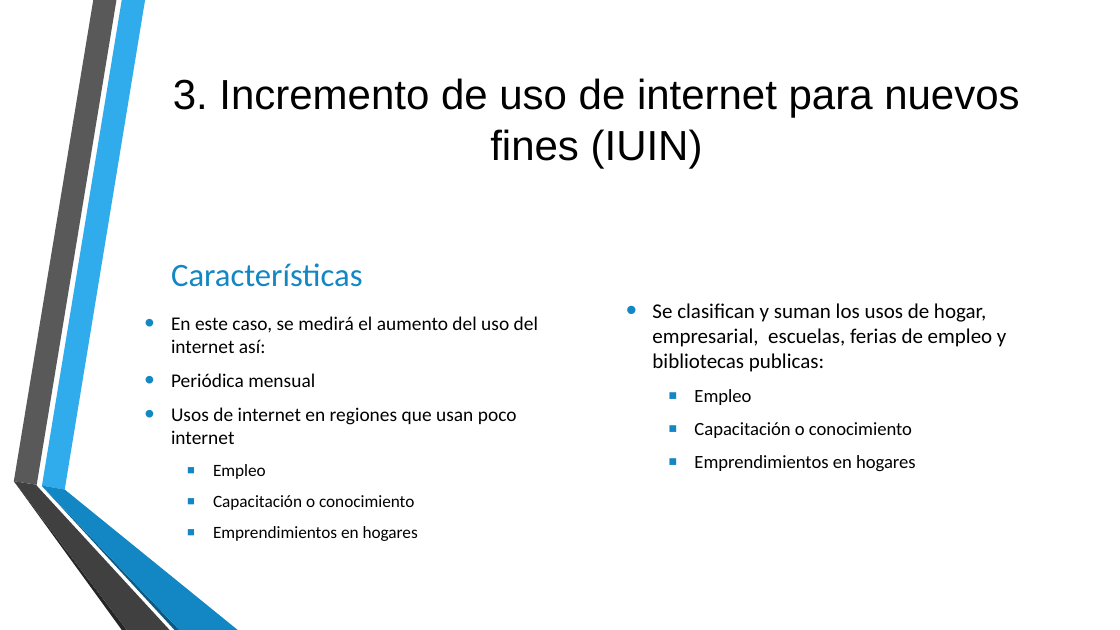
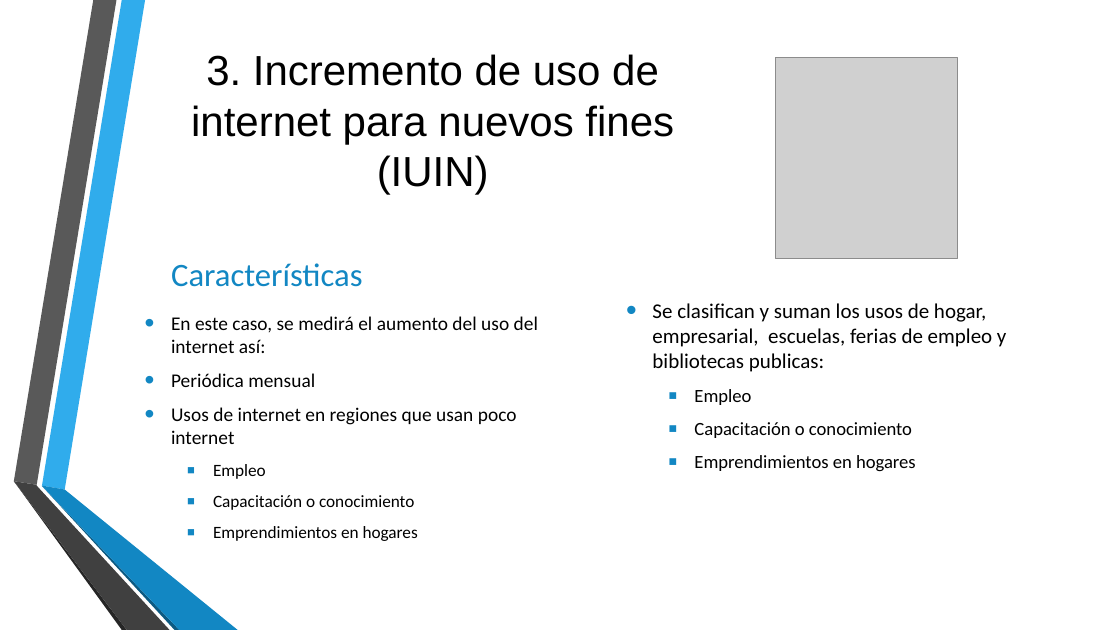
Before and after one commit to QuimeraRios/PI-2Telecomunicaciones, a slide deck: slide 12 of Proyecto Individual Victoria Rios.pptx (slide 13 before the commit). Drawn at 1120x630 pixels with LibreOffice and Linux fonts; fonts in the diff are those of the drawing; grey boxes stand for pictures; background and template pictures are left out. Boxes give left, top, right and bottom in pixels: in the first picture for what was removed or moved away, otherwise in the second. Text is boxed around its words. In the diff, an @@ line names an element or a change of style, - is before the commit and + after.

```diff
--- a/Proyecto Individual Victoria Rios.pptx
+++ b/Proyecto Individual Victoria Rios.pptx
@@ title "3. Incremento de uso de ..." rewrapped from [173,78,1019,168] to [191,54,674,195] @@
@@ picture added at [776,57,957,259] @@
```
Also in this commit, not shown: 3 other slides changed, 2 other files.
